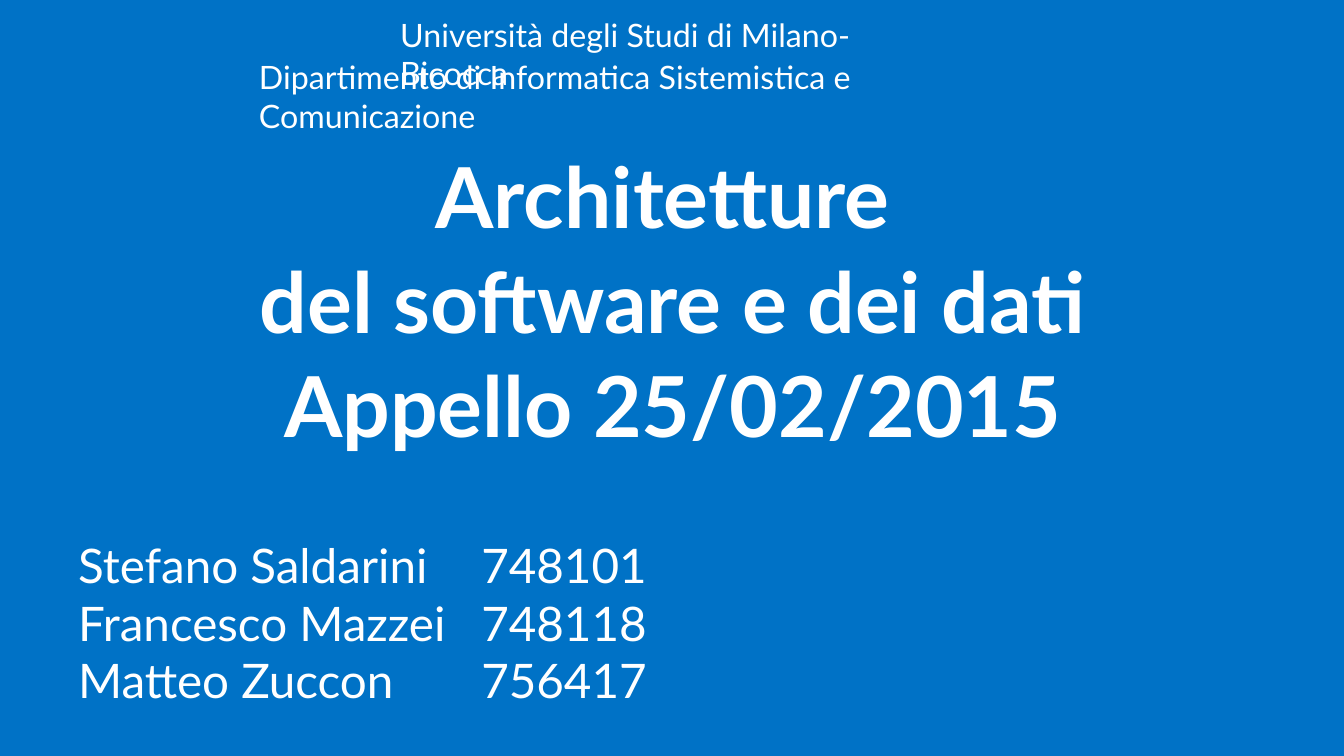
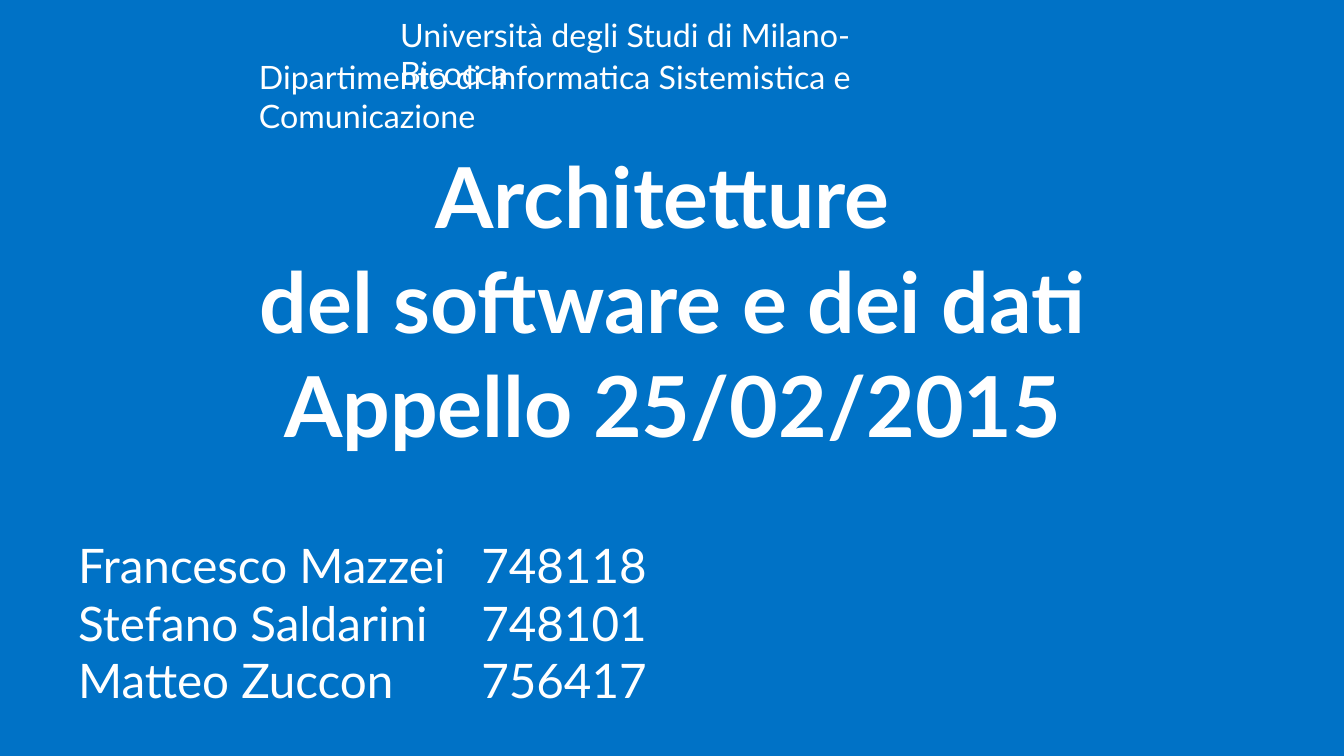
Before and after one commit to mz1991/ProgettoFebbraio2015, a slide deck: slide 1 of Febbraio 2015.pptx. Drawn at 1344x756 pixels with LibreOffice and Linux fonts; fonts in the diff are those of the drawing. Boxes give left, top, right and bottom in pixels: in the first picture for what was removed or moved away, otherwise in the second. Text is boxed around its words. In the diff, an @@ line names an element or a change of style, - is before the commit and + after.

```diff
--- a/Febbraio 2015.pptx
+++ b/Febbraio 2015.pptx
@@ text at bbox=[78, 548, 646, 584]: paragraph added @@
+Francesco Mazzei 748118
@@ text at bbox=[78, 606, 646, 642]: paragraph removed @@
-Francesco Mazzei 748118
```
Also in this commit, not shown: 12 other slides changed, 1 other file.
